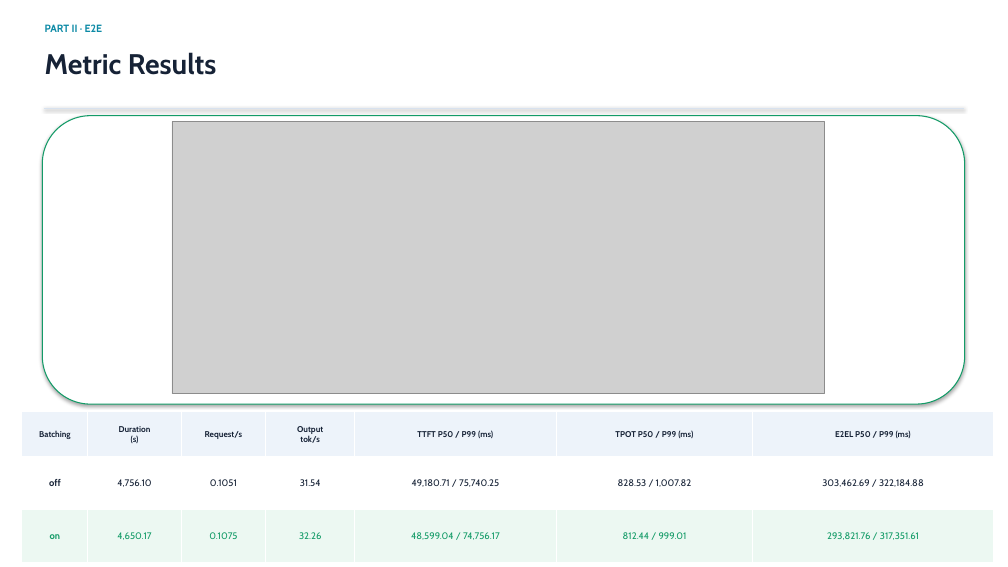
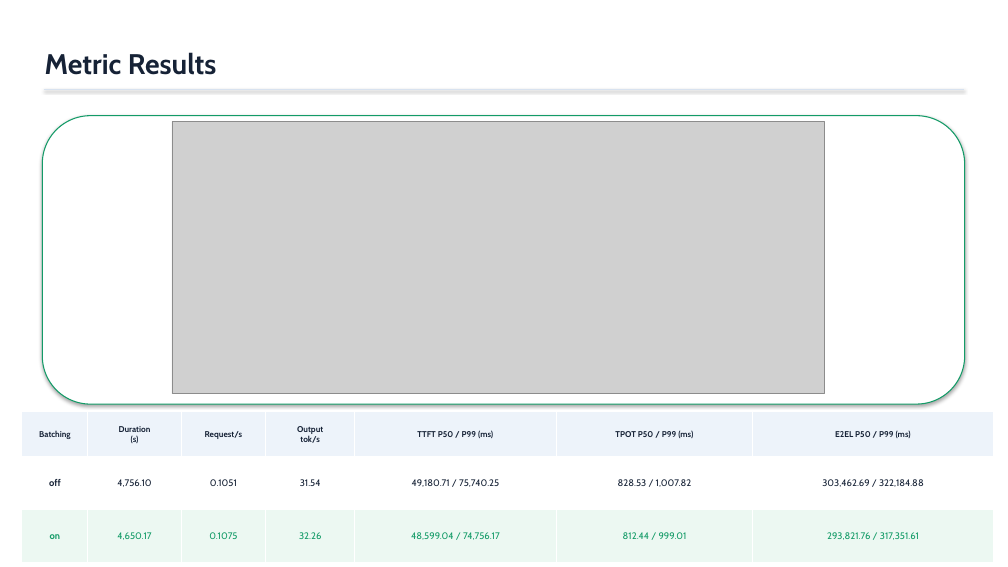
Before and after one commit to DOCCA0/vllm, a slide deck: slide 12 of benchmarks/eplb_rebalance/presentation/eplb_migration_batching.pptx (slide 11 before the commit). Drawn at 1008x567 pixels with LibreOffice and Linux fonts; fonts in the diff are those of the drawing; grey boxes stand for pictures. Boxes give left, top, right and bottom in pixels: in the first picture for what was removed or moved away, otherwise in the second. Text is boxed around its words. In the diff, an @@ line names an element or a change of style, - is before the commit and + after.

```diff
--- a/benchmarks/eplb_rebalance/presentation/eplb_migration_batching.pptx
+++ b/benchmarks/eplb_rebalance/presentation/eplb_migration_batching.pptx
@@ text removed at (45, 24, 102, 32) @@
-PART II · E2E
@@ line moved from (44, 108) - (964, 108) to (44, 89) - (964, 89) @@
```
Also in this commit, not shown: 9 other slides changed, 2 slides added, 1 slide removed, 1 other file.
